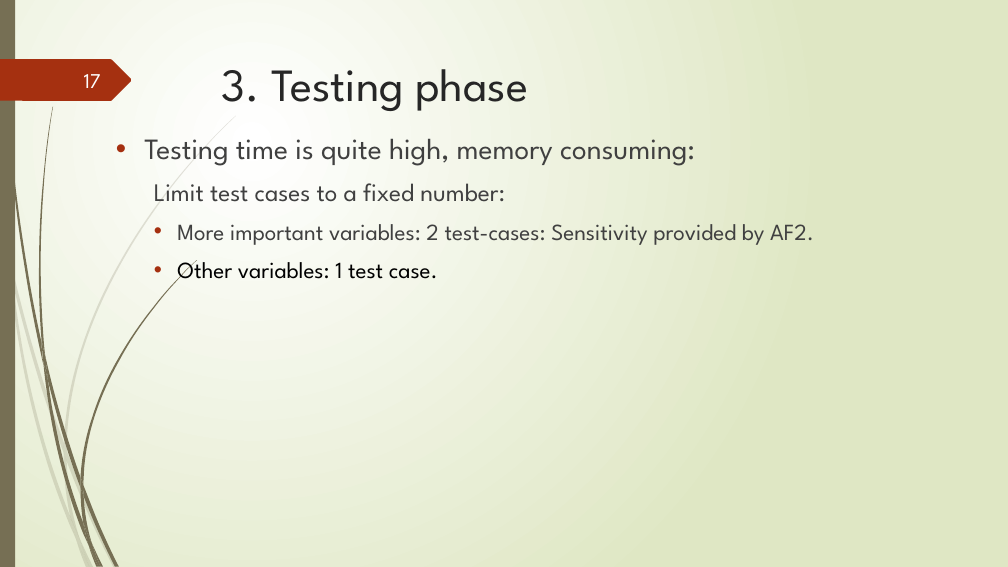
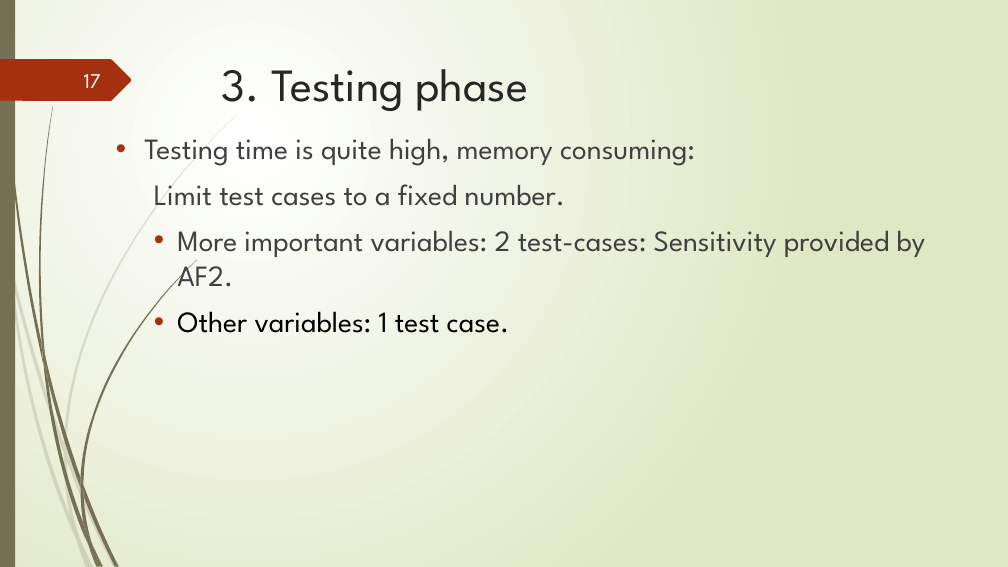
Before and after one commit to tungvx/raSAT, a slide deck: slide 17 of report/midterm.pptx. Drawn at 1008x567 pixels with LibreOffice and Linux fonts; fonts in the diff are those of the drawing. Boxes give left, top, right and bottom in pixels: in the first picture for what was removed or moved away, otherwise in the second. Text is boxed around its words. In the diff, an @@ line names an element or a change of style, - is before the commit and + after.

```diff
--- a/report/midterm.pptx
+++ b/report/midterm.pptx
@@ text at box(154, 184, 565, 206): text changed; size 24 to 28 pt @@
-  Limit test cases to a fixed number:
+  Limit test cases to a fixed number.
@@ text at box(177, 230, 926, 333): size 22 to 28 pt in "More important variables: 2 test-cases: Sensitivity provided ...", "Other variables: 1 test case." @@
```
Also in this commit, not shown: 11 other slides changed, 2 slides added, 1 other file.
